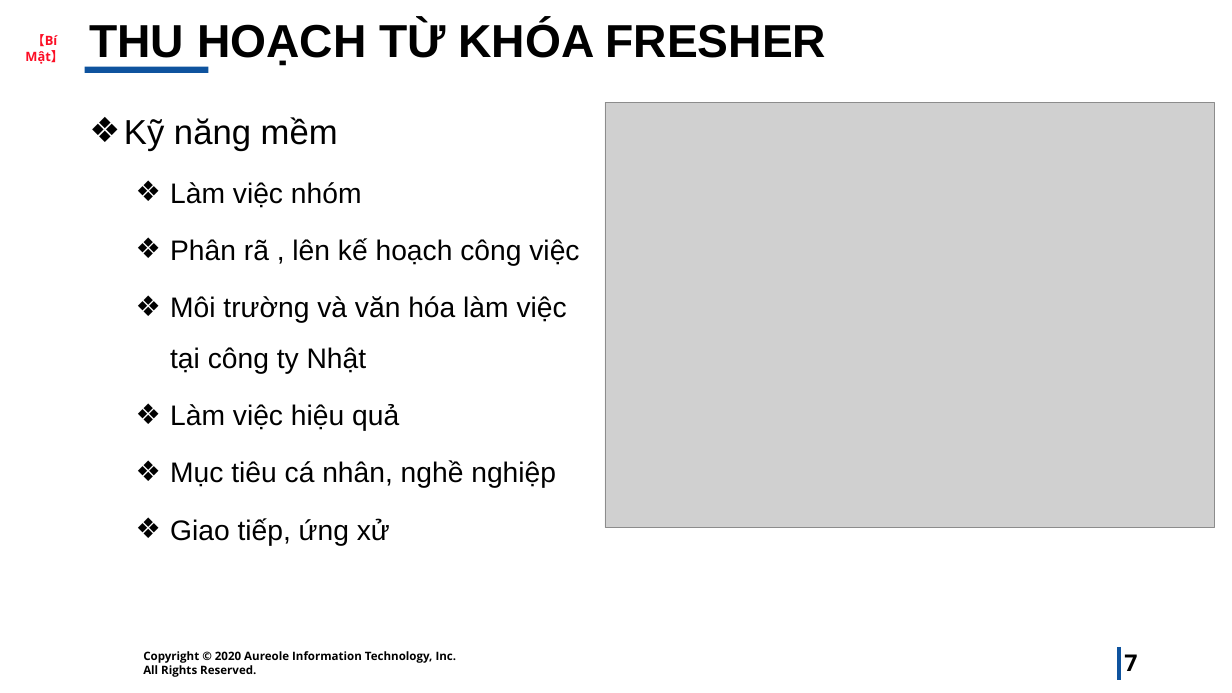
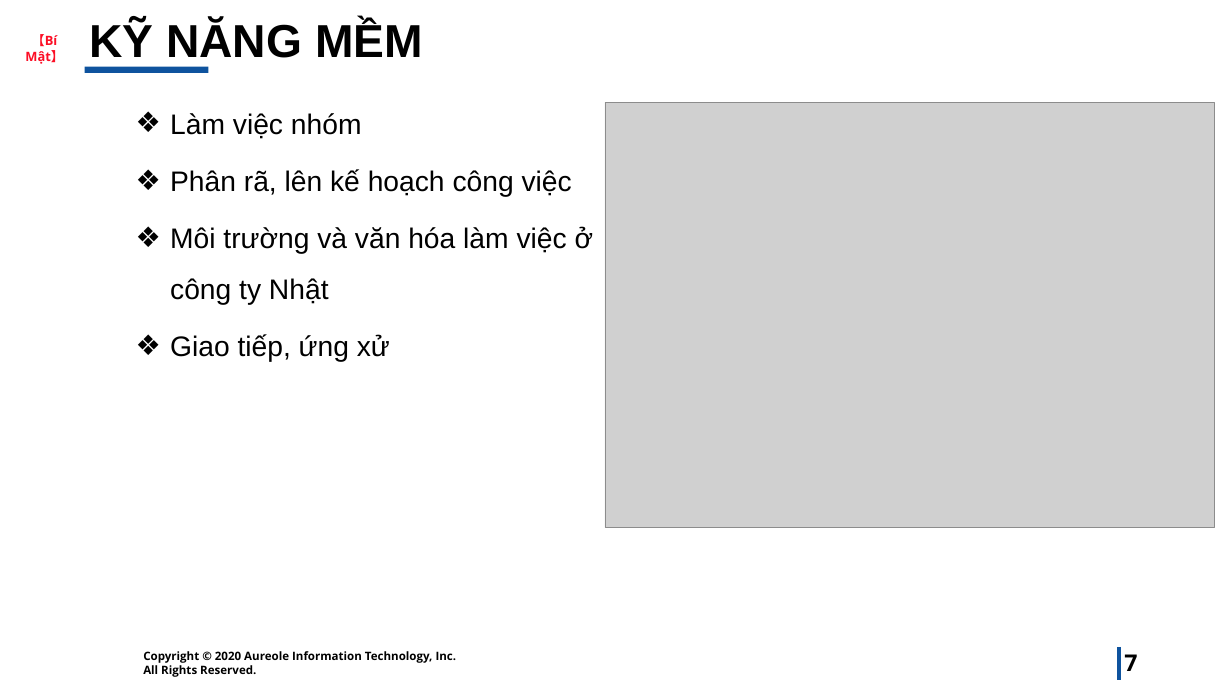
Before and after one commit to cuongdtvt/BOD1, a slide deck: slide 7 of cuongttc.pptx. Drawn at 1232x693 pixels with LibreOffice and Linux fonts; fonts in the diff are those of the drawing; grey boxes stand for pictures; background and template pictures are left out. Boxes give left, top, right and bottom in pixels: in the first picture for what was removed or moved away, otherwise in the second. Text is boxed around its words. In the diff, an @@ line names an element or a change of style, - is before the commit and + after.

```diff
--- a/cuongttc.pptx
+++ b/cuongttc.pptx
@@ title at (x1=89, y1=20, x2=423, y2=58): text changed @@
-THU HOẠCH TỪ KHÓA FRESHER
+KỸ NĂNG MỀM
@@ text at (x1=124, y1=117, x2=338, y2=151): paragraph removed @@
-❖ Kỹ năng mềm
@@ text at (x1=170, y1=169, x2=593, y2=305): text changed @@
-  ❖ Phân rã , lên kế hoạch công việc
-  ❖ Môi trường và văn hóa làm việc tại công ty Nhật
-  ❖ Làm việc hiệu quả
-  ❖ Mục tiêu cá nhân, nghề nghiệp
+  ❖ Phân rã, lên kế hoạch công việc
+  ❖ Môi trường và văn hóa làm việc ở công ty Nhật
```
Also in this commit, not shown: 6 other slides changed, 3 slides added, 2 slides removed, 4 other files.
